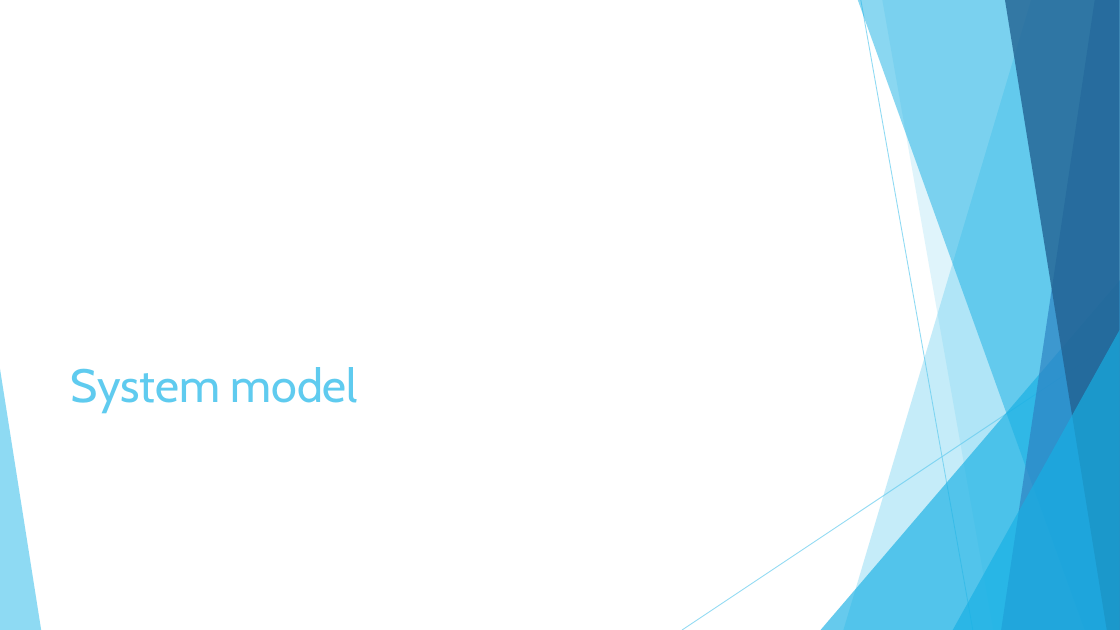
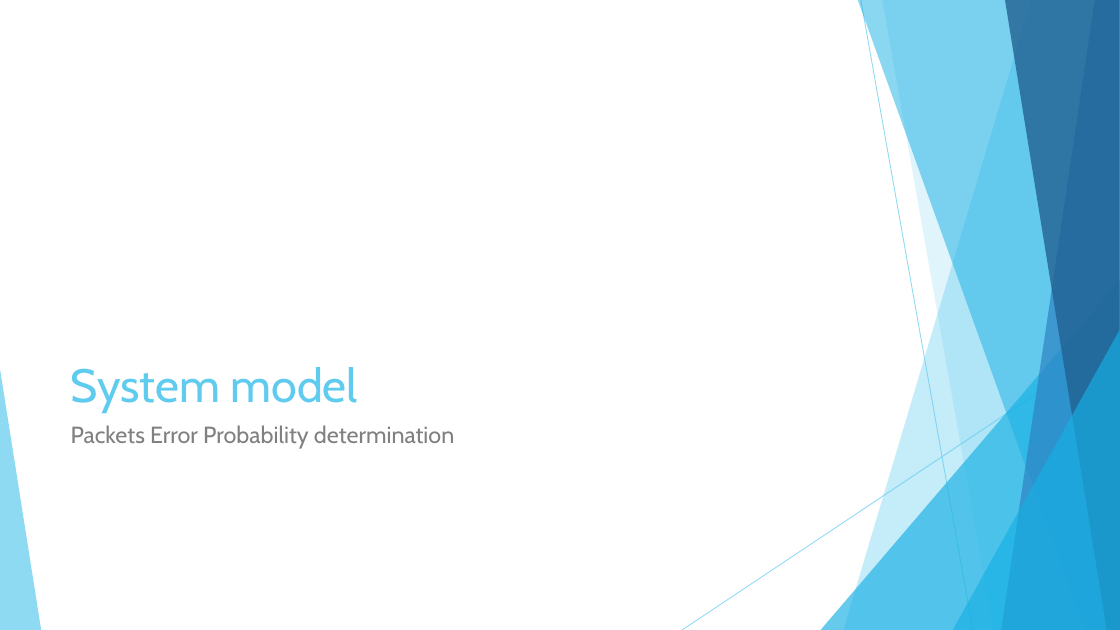
Before and after one commit to hungchun0201/Reliable_multicast_simulation, a slide deck: slide 5 of Final_project_reliable_multicast_retransmission_scheme.pptx (slide 8 before the commit). Drawn at 1120x630 pixels with LibreOffice and Linux fonts; fonts in the diff are those of the drawing. Boxes give left, top, right and bottom in pixels: in the first picture for what was removed or moved away, otherwise in the second. Text is boxed around its words. In the diff, an @@ line names an element or a change of style, - is before the commit and + after.

```diff
--- a/Final_project_reliable_multicast_retransmission_scheme.pptx
+++ b/Final_project_reliable_multicast_retransmission_scheme.pptx
@@ text added at (x1=71, y1=425, x2=454, y2=449), 20 pt, text #808080 @@
+Packets Error Probability determination
```
Also in this commit, not shown: 5 other slides changed, 13 slides added, 3 slides removed, 10 other files.
